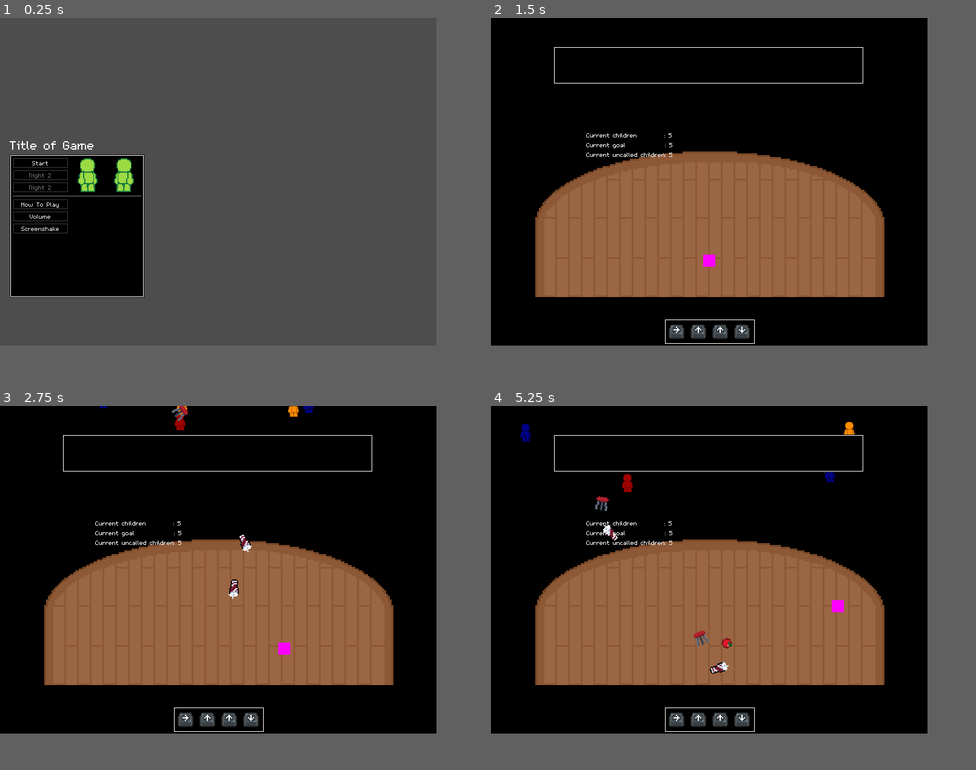
Above: before the commit, frames 1-4 (two rows, left to right).
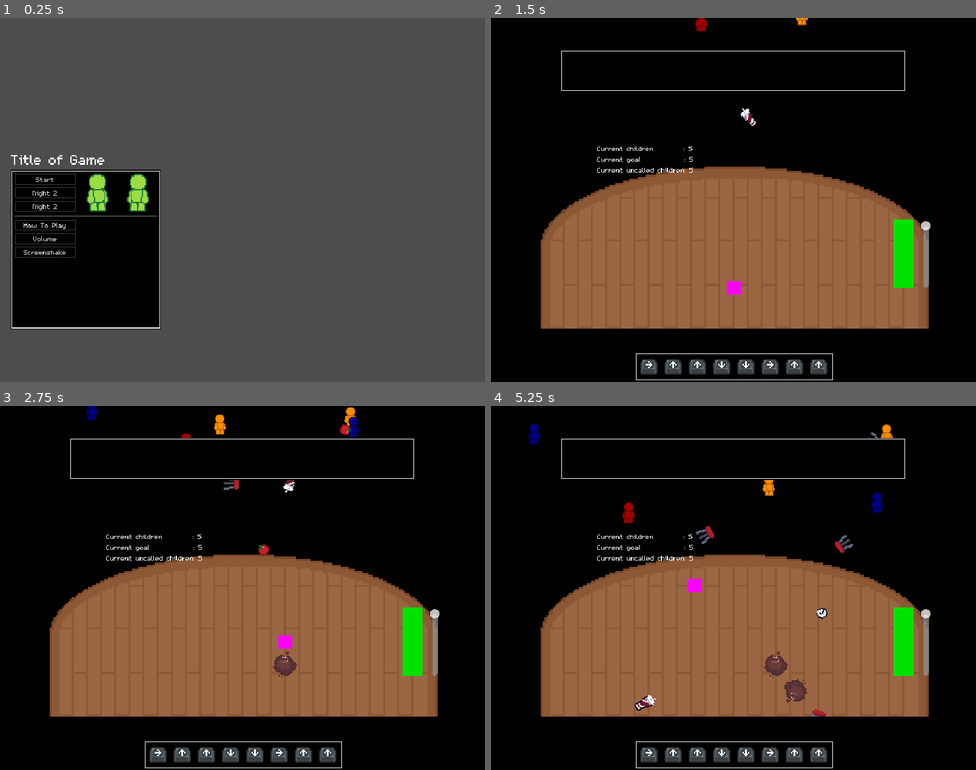
Above: after the commit, the same moments.

Repository: InRe-Dan/MiniJameGam34
Game: Godot game, scene res://menus/main_menu.tscn
Two runs of this game, one before a commit and one after it. Both use one fixed random seed, a clock stepped at 60 frames per second and the inputs below.
Inputs (mouse positions are in pixels of both pictures, inside the frame that each line leads up to):
- Up to frame 1 (0.25 s): no input
- Up to frame 2 (1.5 s): click (529, 174) at 0.5 s, where only the run after the commit has a clickable "Night 2"; click (529, 163) at 1.25 s, where only the run before the commit has a clickable "Start"
- Up to frame 3 (2.75 s): hold D (move_right) from 2.03 s (still down)
- Up to frame 4 (5.25 s): release D (move_right) at 2.78 s; hold S (move_down) 2.78-3.53 s; hold D (move_right) 3.53-4.28 s; hold W (move_up) 4.28-5.03 s; hold A (move_left) from 5.03 s (still down)
The window is 720x540 before the commit and 800x600 after it. Grey fills any space a smaller window leaves; there, only what the larger window draws over its background counts as a difference.

The runs differ from the first frame. In frame 1, 7.1% of the frame differs, in the area x 2-34%, y 33-86%; in frame 2, 15%; in frame 3, 16%; in frame 4, 17%, in the area x 6-91%, y 4-100%.

Commit message:
Level-dependent difficulty values. Spectator tweaks.

Diff:
--- a/Globals.gd
+++ b/Globals.gd
@@ -1,11 +1,34 @@
 extends Node
 ## Global fields and methods
 
-var joke_system : JokeSystem
-
 const audience_padding: float = 16.0
 const spectator_placement_max_attempts: int = 8
-## Number of QTE keypresses required per character in a joke
-const joke_difficulty : float = 0.1
 
 var time_slowed: bool = false
+var level_reached = 3
+var current_level
+
+# Game difficulty parameters ====================================
+## Number of QTE keypresses required per character in a joke
+var joke_difficulty : float
+## Chance of hazards being thrown directly at the player
+var hazard_accuracy : float
+## How big the spectators think the player is. The higher it is, the precise
+## they are at aiming directly at the player
+var player_radius : int
+
+func setup_level_1() -> void:
+	current_level = 1
+	hazard_accuracy = 0.3
+	player_radius = 150
+	joke_difficulty = 0.1
+func setup_level_2() -> void:
+	current_level = 2
+	hazard_accuracy = 0.5
+	player_radius = 100
+	joke_difficulty = 0.2
+func setup_level_3() -> void:
+	current_level = 3
+	hazard_accuracy = 0.7
+	player_radius = 50
+	joke_difficulty = 0.3
--- a/Hazard/hazard.gd
+++ b/Hazard/hazard.gd
@@ -15,11 +15,18 @@
 
 var velocity: Vector2 = Vector2.ZERO
 var direction: Vector2 = Vector2.ZERO
+var target : Vector2
 
 
 ## Called when the node enters the scene tree for the first time.
 func _ready() -> void:
-	direction = position.direction_to(get_tree().get_first_node_in_group("main").scene_center.global_position)
+	var scene_center : Marker2D = get_tree().get_first_node_in_group("main").scene_center
+	if randf() < Globals.hazard_accuracy:
+		target = get_tree().get_first_node_in_group("player").global_position + Vector2.from_angle(randf() * TAU) * Globals.player_radius
+	else:
+		target.y = scene_center.global_position.y
+		target.x = scene_center.global_position.x + randf_range(-1, 1) * scene_center.gizmo_extents
+	direction = position.direction_to(target)
 	velocity = direction * speed
 	rotation = randf() * 2 * PI
 
--- a/Hazard/spectators/spectator.gd
+++ b/Hazard/spectators/spectator.gd
@@ -20,6 +20,7 @@
 	(sprite.material as ShaderMaterial).set_shader_parameter("accent", scheme.accent)
 
 func set_new_objective() -> void:
+	if called_back: return
 	# Reattempt a few times
 	for i in range(5):
 		eyesight.target_position = Vector2.from_angle(randf() * TAU) * 100
@@ -44,7 +45,14 @@
 
 
 func _process(delta : float) -> void:
-	velocity = global_position.direction_to(objective_position) * 50
+	if not reached_target:
+		velocity = global_position.direction_to(objective_position) * 50
+		if velocity.x > 0:
+			sprite.flip_h = false
+		else:
+			sprite.flip_h = true
+	else:
+		velocity = Vector2.ZERO
 	check_position()
 	move_and_slide()
 
--- a/Hazard/spectators/spectator.tscn
+++ b/Hazard/spectators/spectator.tscn
@@ -8,8 +8,8 @@
 radius = 12.0
 
 [sub_resource type="CapsuleShape2D" id="CapsuleShape2D_sk16m"]
-radius = 15.0
-height = 35.0
+radius = 5.0
+height = 10.0
 
 [sub_resource type="ShaderMaterial" id="ShaderMaterial_7h6x2"]
 shader = ExtResource("2_sxp2u")
--- a/Jokes/joke_system.gd
+++ b/Jokes/joke_system.gd
@@ -22,7 +22,6 @@
 
 
 func _ready() -> void:
-	Globals.joke_system = self
 	var dir : DirAccess = DirAccess.open("res://Jokes/JokeList/")
 	for filename : String in dir.get_files():
 		jokes.append(load("res://Jokes/JokeList/" + filename))
--- a/Main/main.tscn
+++ b/Main/main.tscn
@@ -152,7 +152,6 @@
 polygon = PackedVector2Array(-280, 0, 280, 0, 280, -130, 260, -160, 200, -195, 80, -225, -80, -225, -200, -195, -260, -160, -280, -130)
 
 [node name="Control" type="Control" parent="."]
-visible = false
 layout_mode = 3
 anchors_preset = 15
 anchor_right = 1.0
@@ -233,7 +232,6 @@
 text = "Debug text"
 
 [node name="VSlider" type="VSlider" parent="."]
-visible = false
 custom_minimum_size = Vector2(0, 100)
 offset_left = 637.0
 offset_top = 300.0
--- a/Player/player.tscn
+++ b/Player/player.tscn
@@ -7,7 +7,7 @@
 
 [sub_resource type="CircleShape2D" id="CircleShape2D_kxrer"]
 
-[node name="Player" type="CharacterBody2D"]
+[node name="Player" type="CharacterBody2D" groups=["player"]]
 motion_mode = 1
 wall_min_slide_angle = 0.0174533
 script = ExtResource("1_pobeb")
--- a/menus/main_menu.gd
+++ b/menus/main_menu.gd
@@ -8,17 +8,23 @@
 @onready var screen_button : Button = %Screenshake
 @onready var screen_slider : HSlider = %Screenslider
 
+func _ready() -> void:
+	if Globals.level_reached > 1:
+		level2.disabled = false
+	if Globals.level_reached > 2:
+		level3.disabled = false
 
 func _on_start_pressed() -> void:
+	Globals.setup_level_1()
 	get_tree().change_scene_to_file("res://Main/main.tscn")
 
 
 func _on_night_2_pressed() -> void:
-	# TODO set values in Globals
+	Globals.setup_level_2()
 	get_tree().change_scene_to_file("res://Main/main.tscn")
 
 func _on_night_3_pressed() -> void:
-	# TODO set values in Globals
+	Globals.setup_level_3()
 	get_tree().change_scene_to_file("res://Main/main.tscn")
 
 func _on_volumeslider_changed() -> void:
--- a/project.godot
+++ b/project.godot
@@ -23,9 +23,9 @@
 
 window/size/viewport_width=720
 window/size/viewport_height=540
-window/size/mode=2
+window/size/window_width_override=1080
+window/size/window_height_override=810
 window/stretch/mode="viewport"
-window/stretch/scale_mode="integer"
 window/vsync/vsync_mode=0
 
 [dotnet]
@@ -52,6 +52,7 @@
 [global_group]
 
 main=""
+player=""
 
 [gui]
 
